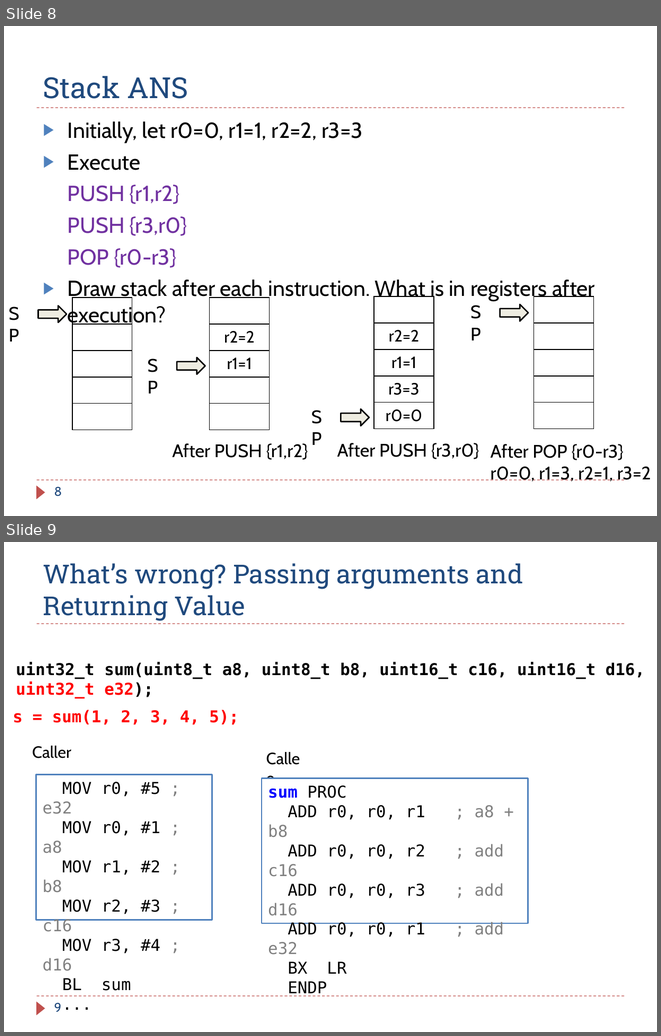
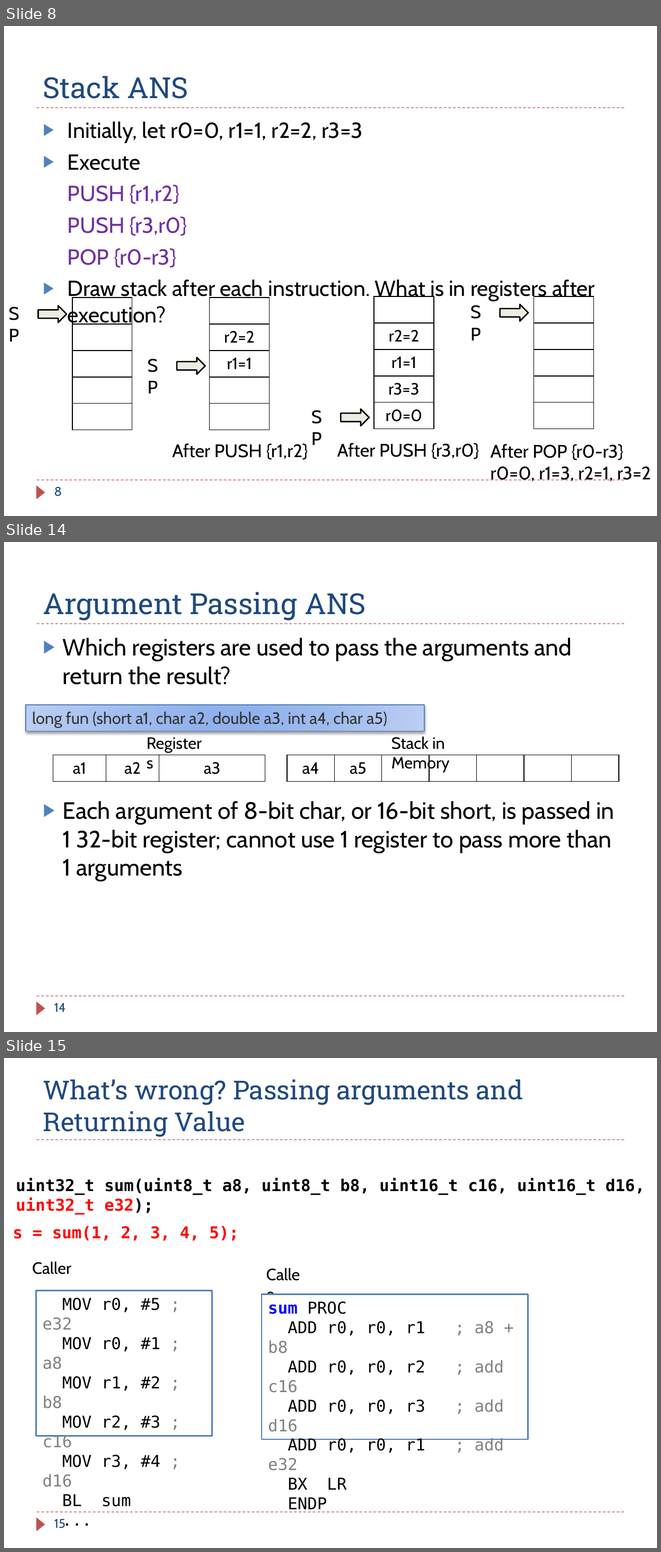
Before and after one commit to guhofstra/CSC111Fa25, a slide deck: PPTs/Ch8_ARM_Subroutines_Exercises ANS.pptx. Shown one above the other, each under a label of ours: slides 8 and 9 before the commit, slides 8, 14 and 15 after it; the slides between them are not shown. The pictures are 661x1036 and 661x1552 pixels, drawn with LibreOffice and Linux fonts; fonts in the diff are those of the drawing. Boxes give left, top, right and bottom in pixels: in the first picture for what was removed or moved away, otherwise in the second. Text is boxed around its words. In the diff, an @@ line names an element or a change of style, - is before the commit and + after.

```diff
--- a/PPTs/Ch8_ARM_Subroutines_Exercises ANS.pptx
+++ b/PPTs/Ch8_ARM_Subroutines_Exercises ANS.pptx
@@ slide 14 added at [4, 542, 657, 1032], background #FFFFFF; not listed: 3 template elements that a slide beside it also shows @@
@@ title added at [43, 592, 366, 620], 32 pt, text #1F497D @@
+Argument Passing ANS
@@ text added at [63, 637, 614, 881], 26 pt, text #000000 @@
+▶ Which registers are used to pass the arguments and return the result?
+▶ Each argument of 8-bit char, or 16-bit short, is passed in 1 32-bit register; cannot use 1 register to pass more than 1 arguments
@@ rectangle added at [26, 705, 424, 731], fill gradient #BCCEF2 to #9CBAEE to #91B3EE, outline #4F81BD 0.75 pt, 18 pt, text #333333 @@
+long fun (short a1, char a2, double a3, int a4, char a5)
@@ text added at [140, 730, 214, 756], 18 pt, text #000000 @@
+Registers
@@ text added at [391, 737, 450, 772], 18 pt, text #000000 @@
+Stack in Memory
@@ table added at [53, 755, 265, 782], 1 rows, 3 columns @@
+a1 | a2 | a3
@@ table added at [286, 755, 620, 782], 1 rows, 7 columns @@
+a4 | a5 |  |  |  |  | 
@@ page number added at [54, 1003, 66, 1012], 14 pt, text #1F497D @@
+14
@@ what was slide 9 is now slide 15 @@
@@ page number at [54, 1519, 65, 1528]: text changed @@
-9
+15
```
Also in this commit, not shown: 5 other slides added, 3 other files.
